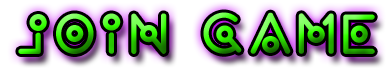
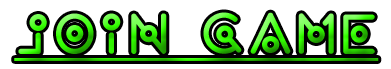
Layers edited between the first and the second 391 x 69 image:
painted on "join Game" over [14, 58, 379, 61]
